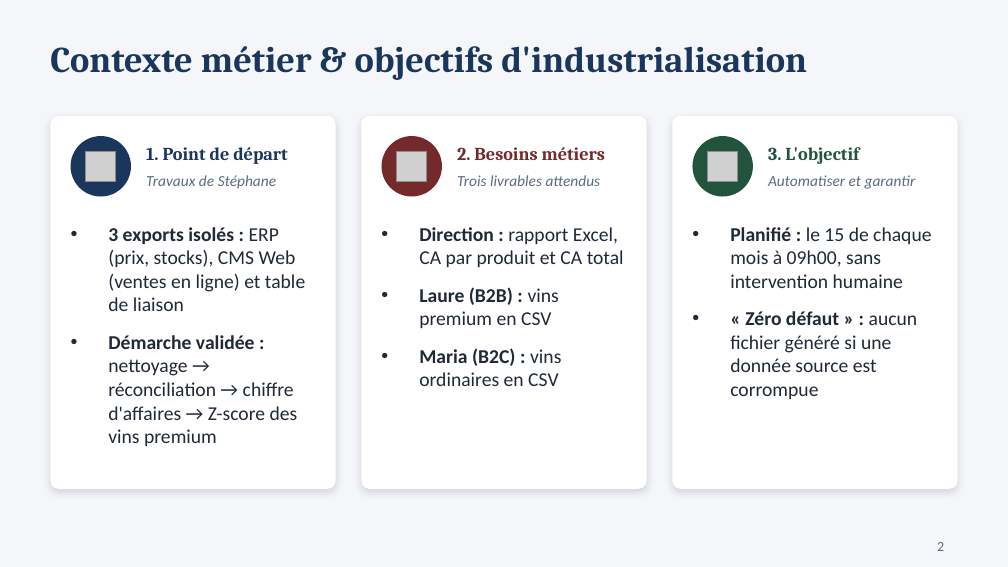
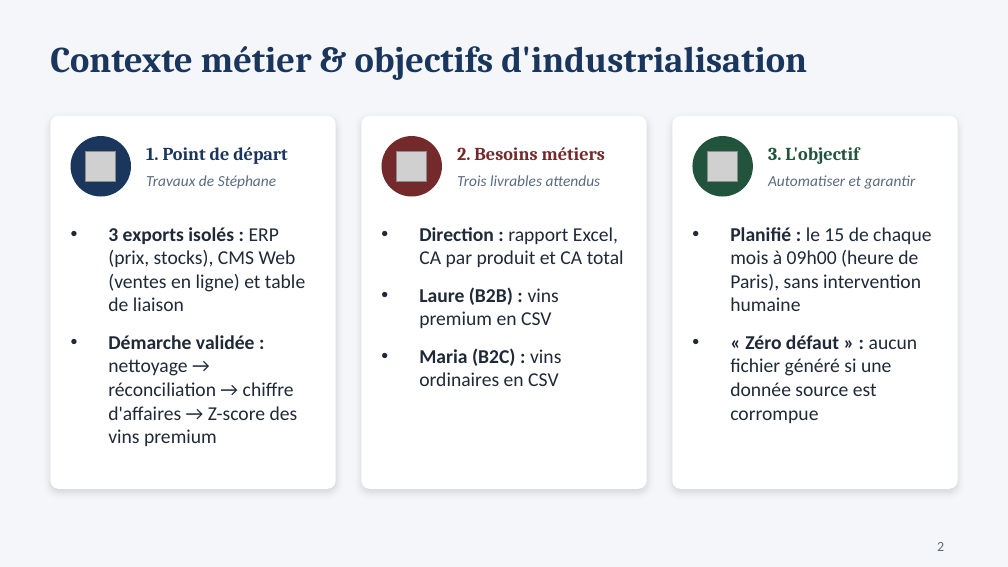
Before and after one commit to mahmoudaminfr-dotcom/P10_BottleNeck, a slide deck: slide 2 of Mahmoud_Amin_3_presentation_102026.pptx. Drawn at 1008x567 pixels with LibreOffice and Linux fonts; fonts in the diff are those of the drawing; grey boxes stand for pictures. Boxes give left, top, right and bottom in pixels: in the first picture for what was removed or moved away, otherwise in the second. Text is boxed around its words. In the diff, an @@ line names an element or a change of style, - is before the commit and + after.

```diff
--- a/Mahmoud_Amin_3_presentation_102026.pptx
+++ b/Mahmoud_Amin_3_presentation_102026.pptx
@@ text at bbox=[730, 227, 931, 311]: text changed @@
-• Planifié : le 15 de chaque mois à 09h00, sans intervention humaine
+• Planifié : le 15 de chaque mois à 09h00 (heure de Paris), sans intervention humaine
```
Also in this commit, not shown: 5 other slides changed, 1 slide added, 1 slide removed, 22 other files.
